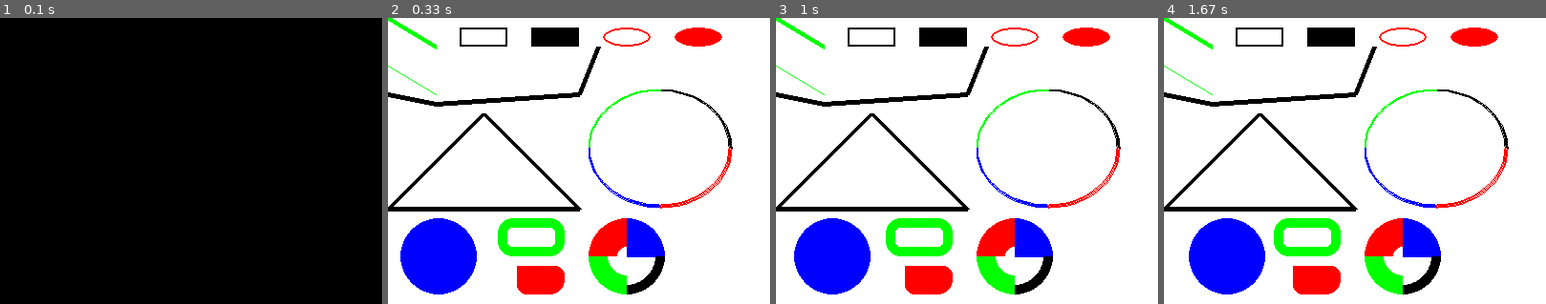
Above: before the commit, frames 1-4 (left to right).
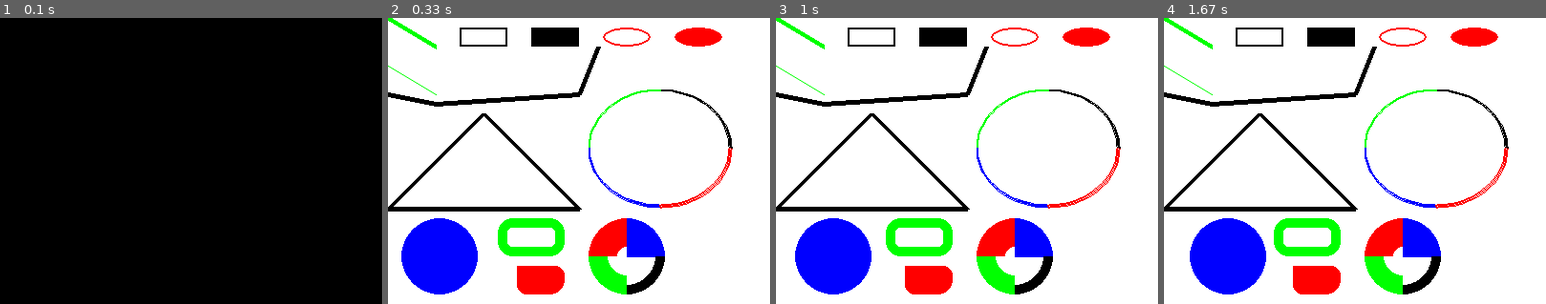
Above: after the commit, the same moments.

Repository: Deline123/MyProject
Game: pygame game, started from test1.py
Two runs of this game, one before a commit and one after it. Both use one fixed random seed, a clock stepped at 60 frames per second and the inputs below.
Inputs:
- Up to frame 1 (0.1 s): no input
- Up to frame 2 (0.33 s): no input
- Up to frame 3 (1 s): no input
- Up to frame 4 (1.67 s): no input

Frame 1 is identical in both runs. In frame 2, 0.1% of the frame differs, in the area x 3-24%, y 70-97%; in frame 3, 0.1%; in frame 4, 0.1%.

Commit message:
first commit 2

Diff:
--- a/test1.py
+++ b/test1.py
@@ -5,7 +5,7 @@
 # Initialize the game engine
 pygame.init()
 
-x = 50
+x = 51
 # Define the colors we will use in RGB format
 BLACK = (  0,   0,   0)
 WHITE = (255, 255, 255)
